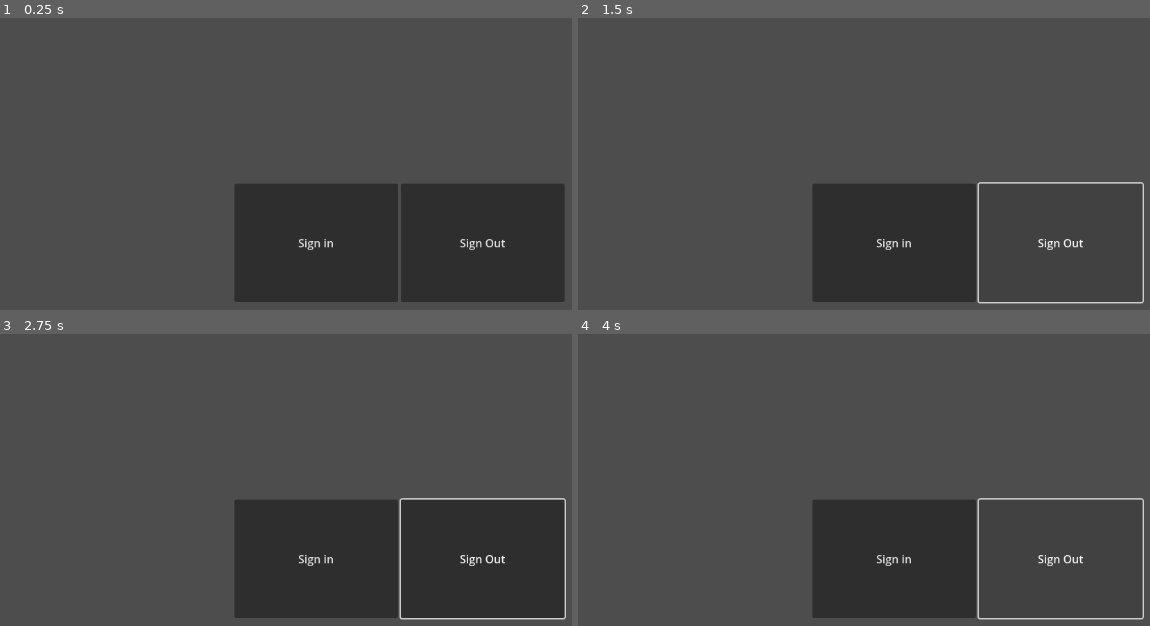
Above: before the commit, frames 1-4 (two rows, left to right).
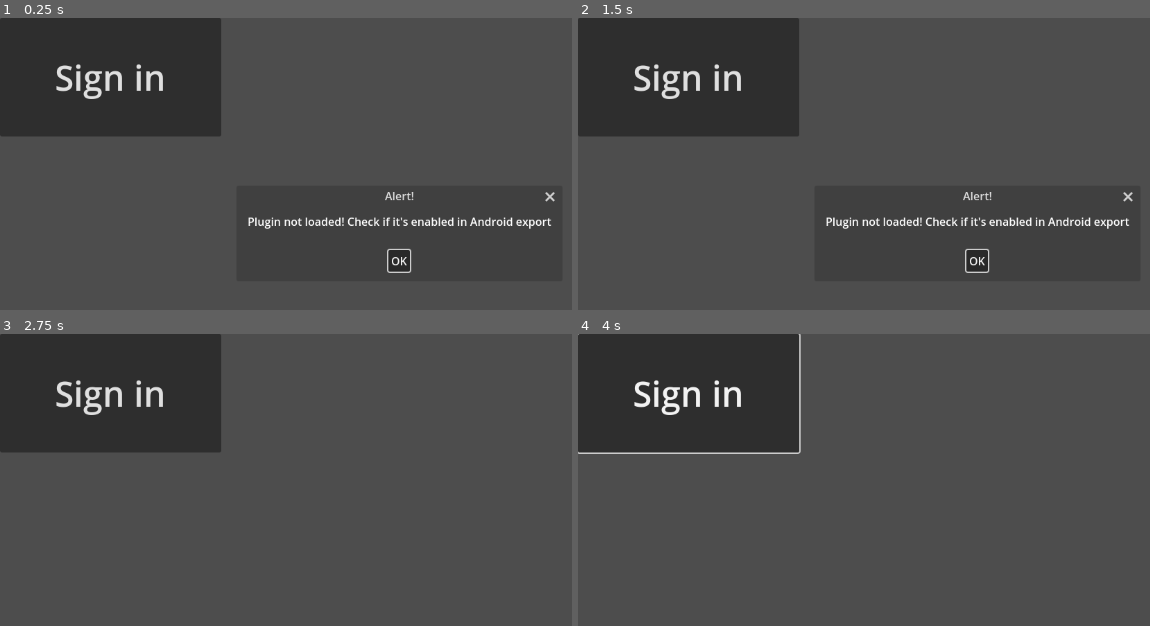
Above: after the commit, the same moments.

Repository: eskandrej/one-tap-android-godot
Game: Godot game, scene res://Main.tscn
Same seed, same stepped clock (60 frames per second), same inputs: the game is played once before the commit and once after it.
Inputs (mouse positions are in pixels of both pictures, inside the frame that each line leads up to):
- Up to frame 1 (0.25 s): no input
- Up to frame 2 (1.5 s): click "Sign in" at 0.5 s; click (1058, 242) at 1.25 s, where only the run before the commit has a clickable "Sign Out"
- Up to frame 3 (2.75 s): click (400, 576) at 2 s, where only the run after the commit has a clickable "OK"
- Up to frame 4 (4 s): click "Sign in" at 2.75 s; click (1058, 558) at 3.5 s, where only the run before the commit has a clickable "Sign Out"

The runs differ from the first frame. In frame 1, 22% of the frame differs, in the area x 0-99%, y 0-98%; in frame 2, 20%; in frame 3, 39%; in frame 4, 28%.

Commit message:
Download and display profile picture.

Diff:
--- a/Demo/Main.gd
+++ b/Demo/Main.gd
@@ -1,31 +1,41 @@
 extends Control
 
 var one_tap_plugin: JNISingleton
-@onready var error_dialog = $"%ErrorDialog"
+@onready var error_dialog:AcceptDialog = %ErrorDialog
+@onready var profile:PanelContainer = $Profile
+@onready var sign_in_btn:Button = $SignInBtn
+@onready var sign_out_btn:Button = $SignOutBtn
 
 func _ready() -> void:
 	if Engine.has_singleton("one-tap-android-godot"):
 		one_tap_plugin = Engine.get_singleton("one-tap-android-godot")
 		one_tap_plugin.setWebClientID("PLACE YOUR WEBCLIENT ID HERE")
 	else:
-		print("Plugin not loaded! Check if it's enabled in Android export")
+		error_dialog.dialog_text = "Plugin not loaded! Check if it's enabled in Android export"
+		error_dialog.popup_centered()
 
 	if one_tap_plugin:
 		one_tap_plugin.connect("on_success",Callable(self,"_one_tap_on_success"))
 		one_tap_plugin.connect("on_error",Callable(self,"_one_tap_on_error"))
 
-func _one_tap_on_success(data):
-	print(data)
+func _on_SignOutBtn_pressed() -> void:
+	one_tap_plugin.signOut()
+	profile.hide()
+	sign_in_btn.show()
+	sign_out_btn.hide()
 
-func _on_SignOutBtn_pressed():
-	if one_tap_plugin: one_tap_plugin.signOut()
-
-func _on_SignInBtn_pressed():
+func _on_SignInBtn_pressed() -> void:
 	if one_tap_plugin:
 		# authorizedAccounts: Boolean, autoSelect: Boolean
 		one_tap_plugin.signIn(false, true)
 
-func _one_tap_on_error(error: Dictionary):
+func _one_tap_on_success(data: Dictionary) -> void:
+	profile.data = data
+	profile.show()
+	sign_in_btn.hide()
+	sign_out_btn.show()
+
+func _one_tap_on_error(error: Dictionary) -> void:
 	if error.message.find("Missing Feature") > -1:
 		error.message = "Not supported!!!"
 #    Error codes: https://developers.google.com/android/reference/com/google/android/gms/common/api/CommonStatusCodes
--- a/Demo/Main.tscn
+++ b/Demo/Main.tscn
@@ -1,8 +1,9 @@
-[gd_scene load_steps=2 format=3 uid="uid://cjy44xcxlqgpr"]
+[gd_scene load_steps=3 format=3 uid="uid://cjy44xcxlqgpr"]
 
 [ext_resource type="Script" path="res://Main.gd" id="1_wfpmu"]
+[ext_resource type="PackedScene" uid="uid://csw2flom33i46" path="res://Profile.tscn" id="2_8bnjo"]
 
-[node name="Control" type="Control"]
+[node name="Main" type="Control"]
 layout_mode = 3
 anchors_preset = 15
 anchor_right = 1.0
@@ -11,29 +12,35 @@
 grow_vertical = 2
 script = ExtResource("1_wfpmu")
 
-[node name="HBoxContainer" type="HBoxContainer" parent="."]
-layout_mode = 0
-anchor_left = 0.5
-anchor_top = 0.5
-anchor_right = 0.5
-anchor_bottom = 0.5
-offset_left = -238.0
-offset_top = -85.5
-offset_right = 238.0
-offset_bottom = 85.5
-
-[node name="SignInBtn" type="Button" parent="HBoxContainer"]
-layout_mode = 2
-size_flags_horizontal = 3
-text = "Sign in"
-
-[node name="SignOutBtn" type="Button" parent="HBoxContainer"]
-layout_mode = 2
-size_flags_horizontal = 3
-text = "Sign Out"
-
 [node name="ErrorDialog" type="AcceptDialog" parent="."]
 unique_name_in_owner = true
 
-[connection signal="pressed" from="HBoxContainer/SignInBtn" to="." method="_on_SignInBtn_pressed"]
-[connection signal="pressed" from="HBoxContainer/SignOutBtn" to="." method="_on_SignOutBtn_pressed"]
+[node name="SignInBtn" type="Button" parent="."]
+layout_mode = 1
+offset_right = 319.0
+offset_bottom = 171.0
+size_flags_horizontal = 3
+theme_override_font_sizes/font_size = 50
+text = "Sign in"
+
+[node name="SignOutBtn" type="Button" parent="."]
+visible = false
+layout_mode = 1
+anchors_preset = 1
+anchor_left = 1.0
+anchor_right = 1.0
+offset_left = -319.0
+offset_bottom = 171.0
+grow_horizontal = 0
+size_flags_horizontal = 3
+theme_override_font_sizes/font_size = 50
+text = "Sign Out"
+
+[node name="Profile" parent="." instance=ExtResource("2_8bnjo")]
+visible = false
+layout_mode = 1
+offset_top = -350.0
+offset_bottom = 350.0
+
+[connection signal="pressed" from="SignInBtn" to="." method="_on_SignInBtn_pressed"]
+[connection signal="pressed" from="SignOutBtn" to="." method="_on_SignOutBtn_pressed"]
--- /dev/null
+++ b/Demo/Profile.gd
@@ -0,0 +1,60 @@
+extends PanelContainer
+
+@onready var profile_picture_trect:TextureRect = $VBoxContainer/ProfilePictureTRect
+@onready var id_val_lbl:Label = %IdValLbl
+@onready var display_name_val_lbl:Label = %DisplayNameValLbl
+@onready var given_name_val_lbl:Label = %GivenNameValLbl
+@onready var family_name_val_lbl:Label = %FamilyNameValLbl
+@onready var profile_picture_uri_val_lbl:Label = %ProfilePictureUriValLbl
+@onready var password_val_lbl:Label = %PasswordValLbl
+@onready var google_id_token_val_lbl:Label = %GoogleIdTokenValLbl
+@onready var phone_number_val_lbl:Label = %PhoneNumberValLbl
+
+var data: Dictionary : set = _set_data
+
+func _set_data(new_data:Dictionary) -> void:
+	clear()
+	data = new_data
+	if data.id: id_val_lbl.text = data.id
+	if data.displayName: display_name_val_lbl.text = data.displayName
+	if data.givenName: given_name_val_lbl.text = data.givenName
+	if data.familyName: family_name_val_lbl.text = data.familyName
+	if data.password: password_val_lbl.text = data.password
+	if data.googleIdToken: google_id_token_val_lbl.text = data.googleIdToken
+	if data.phoneNumber: phone_number_val_lbl.text = data.phoneNumber
+	if data.profilePictureUri:
+		profile_picture_uri_val_lbl.text = data.profilePictureUri
+		donwload_profile_picture(data.profilePictureUri)
+
+func donwload_profile_picture(url:String) -> void:
+	var http_request = HTTPRequest.new()
+
+	add_child(http_request)
+	http_request.request_completed.connect(
+		func(result, response_code, headers, body):
+			if result != HTTPRequest.RESULT_SUCCESS:
+				push_error("Image couldn't be downloaded. Try a different image.")
+
+			var image = Image.new()
+			var error = image.load_png_from_buffer(body)
+			if error != OK:
+				push_error("Couldn't load the image.")
+
+			var texture = ImageTexture.create_from_image(image)
+			profile_picture_trect.texture = texture
+			http_request.queue_free()
+	)
+
+	var error = http_request.request(url)
+	if error != OK: push_error("An error occurred in the HTTP request.")
+
+func clear() -> void:
+	id_val_lbl.text = ""
+	display_name_val_lbl.text = ""
+	given_name_val_lbl.text = ""
+	family_name_val_lbl.text = ""
+	password_val_lbl.text = ""
+	google_id_token_val_lbl.text = ""
+	phone_number_val_lbl.text = ""
+	profile_picture_uri_val_lbl.text = ""
+	profile_picture_trect.texture = null
--- /dev/null
+++ b/Demo/Profile.tscn
@@ -0,0 +1,116 @@
+[gd_scene load_steps=2 format=3 uid="uid://csw2flom33i46"]
+
+[ext_resource type="Script" path="res://Profile.gd" id="1_aefxs"]
+
+[node name="Profile" type="PanelContainer"]
+clip_contents = true
+anchors_preset = 8
+anchor_left = 0.5
+anchor_top = 0.5
+anchor_right = 0.5
+anchor_bottom = 0.5
+offset_left = -450.0
+offset_top = -300.0
+offset_right = 450.0
+offset_bottom = 400.0
+grow_horizontal = 2
+grow_vertical = 2
+size_flags_horizontal = 4
+size_flags_vertical = 4
+script = ExtResource("1_aefxs")
+
+[node name="VBoxContainer" type="VBoxContainer" parent="."]
+layout_mode = 2
+
+[node name="ProfilePictureTRect" type="TextureRect" parent="VBoxContainer"]
+custom_minimum_size = Vector2(200, 200)
+layout_mode = 2
+size_flags_horizontal = 4
+
+[node name="ScrollContainer" type="ScrollContainer" parent="VBoxContainer"]
+layout_mode = 2
+size_flags_vertical = 3
+
+[node name="GridContainer" type="GridContainer" parent="VBoxContainer/ScrollContainer"]
+layout_mode = 2
+columns = 2
+
+[node name="IdLbl" type="Label" parent="VBoxContainer/ScrollContainer/GridContainer"]
+layout_mode = 2
+theme_override_font_sizes/font_size = 40
+text = "ID:"
+
+[node name="IdValLbl" type="Label" parent="VBoxContainer/ScrollContainer/GridContainer"]
+unique_name_in_owner = true
+layout_mode = 2
+theme_override_font_sizes/font_size = 40
+
+[node name="DisplayNameLbl" type="Label" parent="VBoxContainer/ScrollContainer/GridContainer"]
+layout_mode = 2
+theme_override_font_sizes/font_size = 40
+text = "Display Name:"
+
+[node name="DisplayNameValLbl" type="Label" parent="VBoxContainer/ScrollContainer/GridContainer"]
+unique_name_in_owner = true
+layout_mode = 2
+theme_override_font_sizes/font_size = 40
+
+[node name="GivenNameLbl" type="Label" parent="VBoxContainer/ScrollContainer/GridContainer"]
+layout_mode = 2
+theme_override_font_sizes/font_size = 40
+text = "Given Name:"
+
+[node name="GivenNameValLbl" type="Label" parent="VBoxContainer/ScrollContainer/GridContainer"]
+unique_name_in_owner = true
+layout_mode = 2
+theme_override_font_sizes/font_size = 40
+
+[node name="FamilyNameLbl" type="Label" parent="VBoxContainer/ScrollContainer/GridContainer"]
+layout_mode = 2
+theme_override_font_sizes/font_size = 40
+text = "Familiy Name:"
+
+[node name="FamilyNameValLbl" type="Label" parent="VBoxContainer/ScrollContainer/GridContainer"]
+unique_name_in_owner = true
+layout_mode = 2
+theme_override_font_sizes/font_size = 40
+
+[node name="ProfilePictureUriLbl" type="Label" parent="VBoxContainer/ScrollContainer/GridContainer"]
+layout_mode = 2
+theme_override_font_sizes/font_size = 40
+text = "Profile Picture Uri:"
+
+[node name="ProfilePictureUriValLbl" type="Label" parent="VBoxContainer/ScrollContainer/GridContainer"]
+unique_name_in_owner = true
+layout_mode = 2
+theme_override_font_sizes/font_size = 40
+
+[node name="PasswordLbl" type="Label" parent="VBoxContainer/ScrollContainer/GridContainer"]
+layout_mode = 2
+theme_override_font_sizes/font_size = 40
+text = "Password:"
+
+[node name="PasswordValLbl" type="Label" parent="VBoxContainer/ScrollContainer/GridContainer"]
+unique_name_in_owner = true
+layout_mode = 2
+theme_override_font_sizes/font_size = 40
+
+[node name="GoogleIdTokenLbl" type="Label" parent="VBoxContainer/ScrollContainer/GridContainer"]
+layout_mode = 2
+theme_override_font_sizes/font_size = 40
+text = "Google Token:"
+
+[node name="GoogleIdTokenValLbl" type="Label" parent="VBoxContainer/ScrollContainer/GridContainer"]
+unique_name_in_owner = true
+layout_mode = 2
+theme_override_font_sizes/font_size = 40
+
+[node name="PhoneNumberLbl" type="Label" parent="VBoxContainer/ScrollContainer/GridContainer"]
+layout_mode = 2
+theme_override_font_sizes/font_size = 40
+text = "Phone Number:"
+
+[node name="PhoneNumberValLbl" type="Label" parent="VBoxContainer/ScrollContainer/GridContainer"]
+unique_name_in_owner = true
+layout_mode = 2
+theme_override_font_sizes/font_size = 40
Not shown, changed: .gitignore
